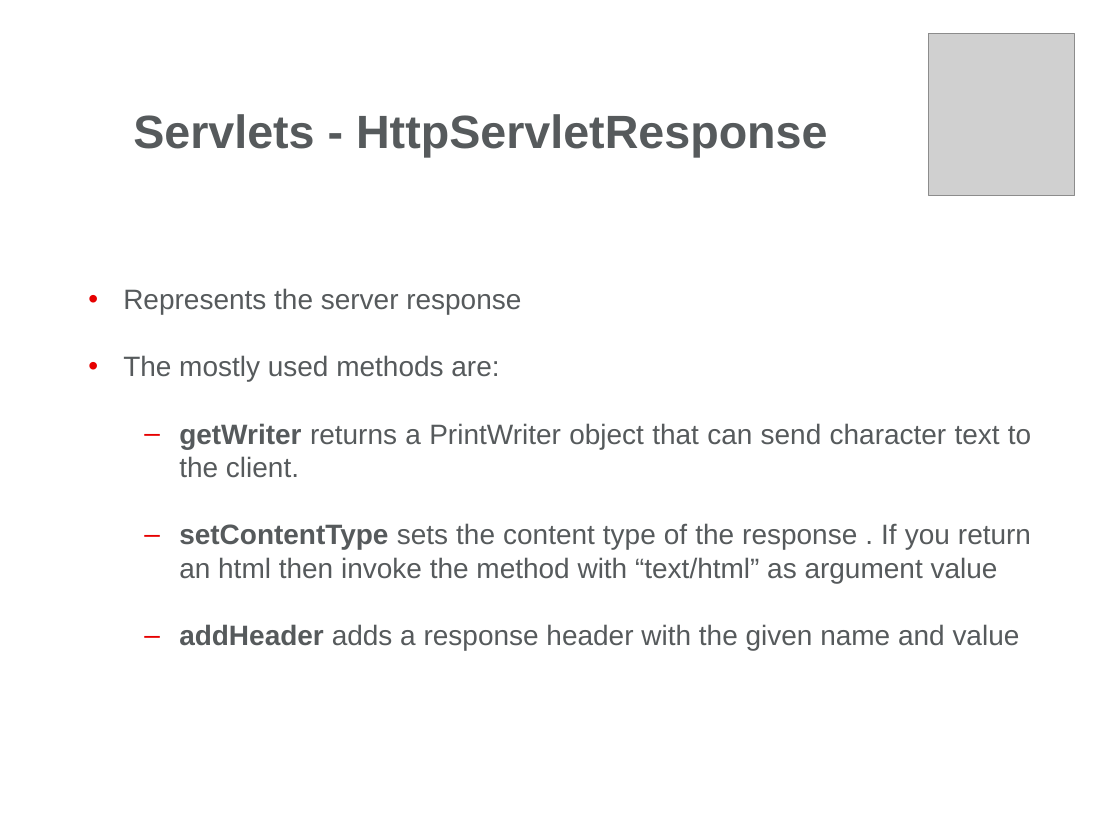
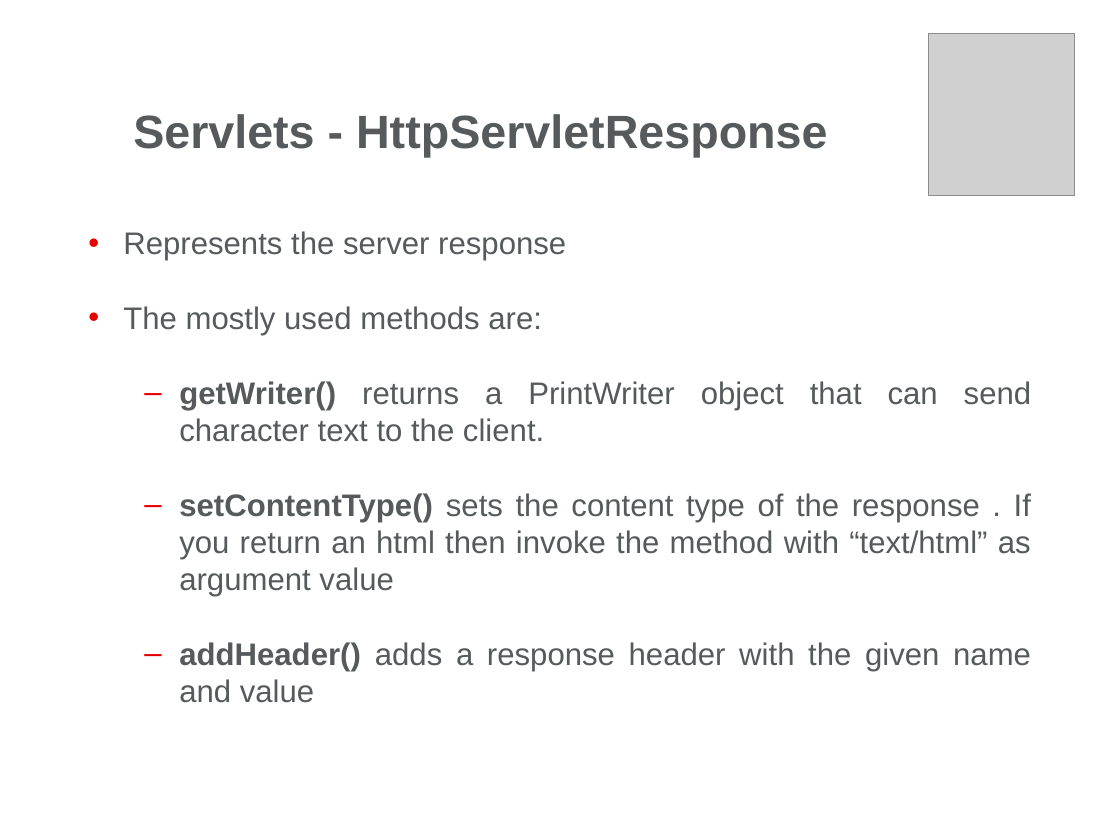
Before and after one commit to andreiapostol/JavaDocs, a slide deck: slide 40 of Servlets/Day1/Docs/Web Presentation-Part1.pptx. Drawn at 1120x840 pixels with LibreOffice and Linux fonts; fonts in the diff are those of the drawing; grey boxes stand for pictures; background and template pictures are left out. Boxes give left, top, right and bottom in pixels: in the first picture for what was removed or moved away, otherwise in the second. Text is boxed around its words. In the diff, an @@ line names an element or a change of style, - is before the commit and + after.

```diff
--- a/Servlets/Day1/Docs/Web Presentation-Part1.pptx
+++ b/Servlets/Day1/Docs/Web Presentation-Part1.pptx
@@ text at bbox=[123, 231, 566, 335]: size 18 to 20 pt in "Represents the server response", "The mostly used methods are:" @@
@@ text at bbox=[179, 381, 1032, 703]: text changed; size 18 to 20 pt @@
-  – getWriter returns a PrintWriter object that can send character text to the client.
-  – setContentType sets the content type of the response . If you return an html then invoke the method with “text/html” as argument value
-  – addHeader adds a response header with the given name and value
+  – getWriter() returns a PrintWriter object that can send character text to the client.
+  – setContentType() sets the content type of the response . If you return an html then invoke the method with “text/html” as argument value
+  – addHeader() adds a response header with the given name and value
```
Also in this commit, not shown: 15 other slides changed, 18 other files.
